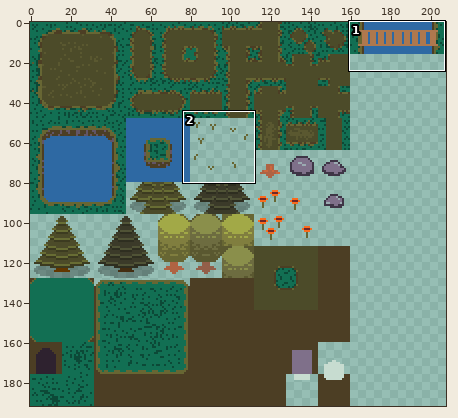
Two versions of one sprite sheet, Assets/Act1/TileMaps/ForestTileSetAct1.png. The first picture is a wide view before the edit; the outline marks the close-up.
Close-up. As it was:
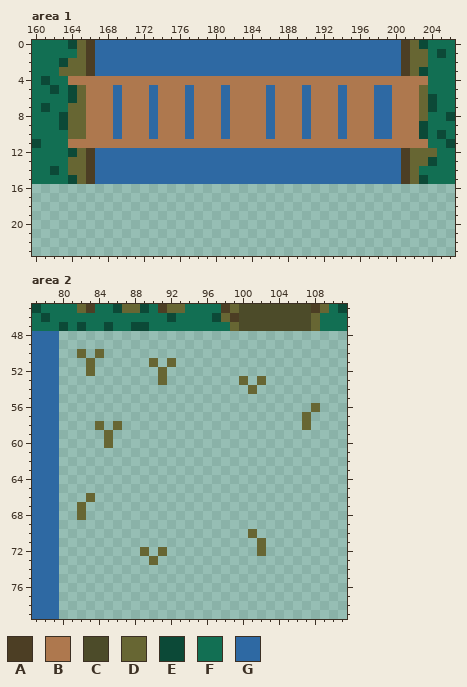
The file is 208x192 pixels. Colours within 5 levels of each other are drawn and written as one. Shown: area 1: x 160..206, y 0..23; area 2: x 77..111, y 45..79. The commit also changed other parts of the picture, which this record leaves out.
Palette (. is transparent): A #4c3e24  B #ae784e  C #4c4b29  D #676633  E #0c4937  F #126f53  G #2e69a3
The same view after the edit:
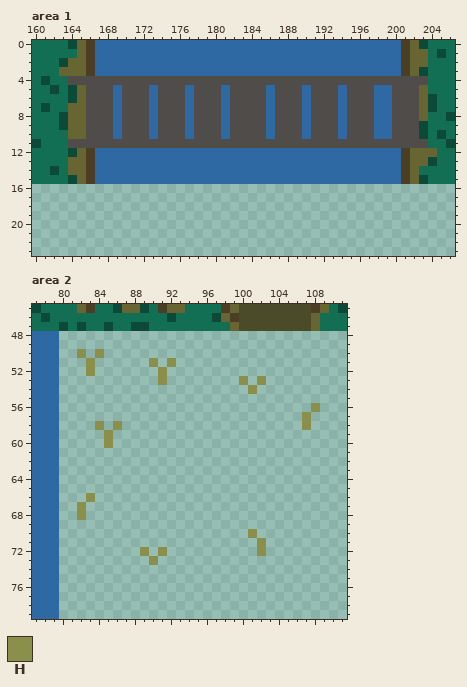
Colours new in this view: H #8a8f4b
The edit:
@@ palette @@
-B #ae784e
+B #4f4c49
--- area 2
@@ x 77..111 @@
 49 GGG................................
-50 GGG..D.D...........................
-51 GGG...D......D.D...................
-52 GGG...D.......D....................
-53 GGG...........D........D.D.........
-54 GGG.....................D..........
+50 GGG..H.H...........................
+51 GGG...H......H.H...................
+52 GGG...H.......H....................
+53 GGG...........H........H.H.........
+54 GGG.....................H..........
 55 GGG................................
-56 GGG............................D...
-57 GGG...........................D....
-58 GGG....D.D....................D....
-59 GGG.....D..........................
-60 GGG.....D..........................
+56 GGG............................H...
+57 GGG...........................H....
+58 GGG....H.H....................H....
+59 GGG.....H..........................
+60 GGG.....H..........................
 61 GGG................................
@@ x 77..111 @@
 65 GGG................................
-66 GGG...D............................
-67 GGG..D.............................
-68 GGG..D.............................
+66 GGG...H............................
+67 GGG..H.............................
+68 GGG..H.............................
 69 GGG................................
-70 GGG.....................D..........
-71 GGG......................D.........
-72 GGG.........D.D..........D.........
-73 GGG..........D.....................
+70 GGG.....................H..........
+71 GGG......................H.........
+72 GGG.........H.H..........H.........
+73 GGG..........H.....................
 74 GGG................................
